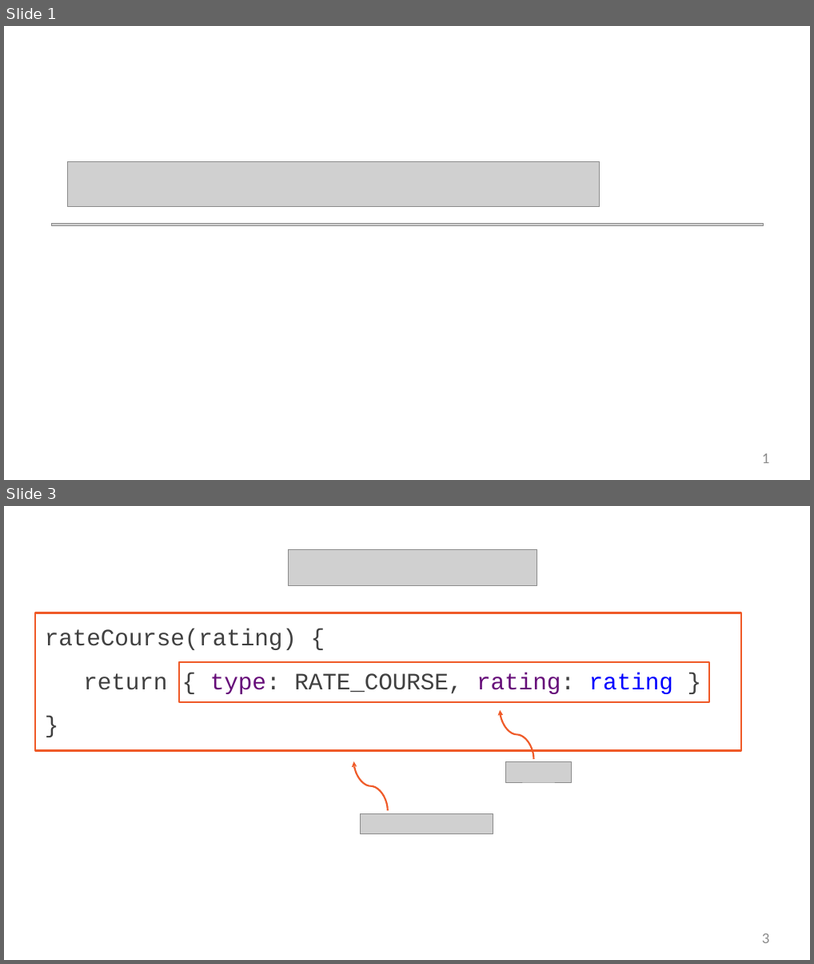
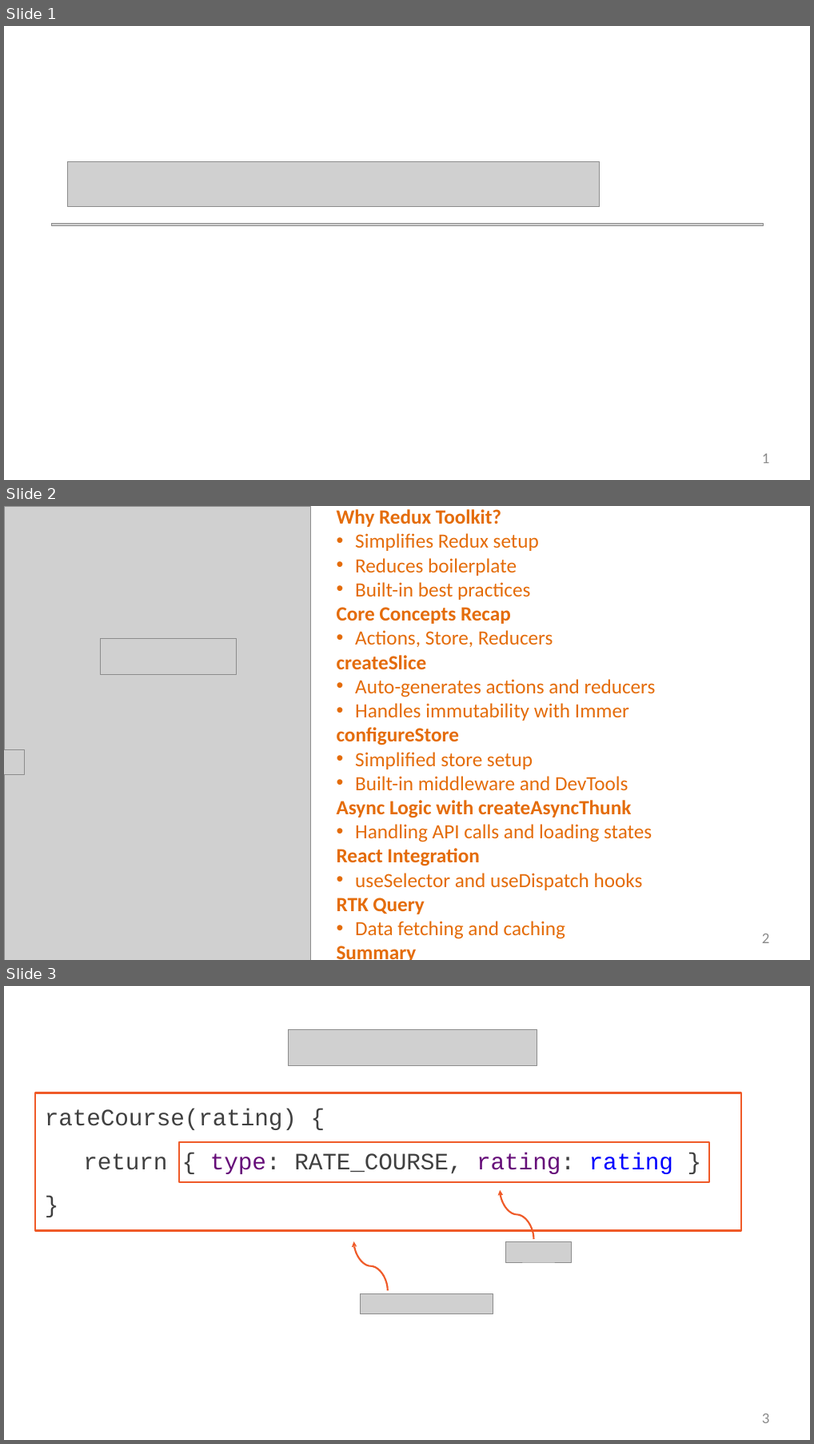
Before and after one commit to StevenJoseph19/GS-Training, a slide deck: Training Materials/16. React with Redux/Slides/2. Actions, Stores, and Reducers/actions-stores-and-reducers-slides.pptx. Shown one above the other, each under a label of ours: slides 1 and 3 before the commit, slides 1, 2 and 3 after it; the slides between them are not shown. The pictures are 814x964 and 814x1444 pixels, drawn with LibreOffice and Linux fonts; fonts in the diff are those of the drawing; grey boxes stand for pictures; background and template pictures are left out. Boxes give left, top, right and bottom in pixels: in the first picture for what was removed or moved away, otherwise in the second. Text is boxed around its words. In the diff, an @@ line names an element or a change of style, - is before the commit and + after.

```diff
--- a/Training Materials/16. React with Redux/Slides/2. Actions, Stores, and Reducers/actions-stores-and-reducers-slides.pptx
+++ b/Training Materials/16. React with Redux/Slides/2. Actions, Stores, and Reducers/actions-stores-and-reducers-slides.pptx
@@ slide 2 added at box(4, 506, 810, 960), background #FFFFFF @@
@@ picture added at box(4, 506, 310, 960) @@
@@ text added at box(337, 509, 656, 960), 24 pt, text #E46C0A @@
+Why Redux Toolkit?
+• Simplifies Redux setup
+• Reduces boilerplate
+• Built-in best practices
+Core Concepts Recap
+• Actions, Store, Reducers
+createSlice
+• Auto-generates actions and reducers
+• Handles immutability with Immer
+configureStore
+• Simplified store setup
+• Built-in middleware and DevTools
+Async Logic with createAsyncThunk
+• Handling API calls and loading states
+React Integration
+• useSelector and useDispatch hooks
+RTK Query
+• Data fetching and caching
+Summary
+• Key benefits and next steps
@@ picture added at box(100, 639, 236, 675) @@
@@ picture added at box(4, 750, 25, 774) @@
@@ page number added at box(762, 933, 770, 943), 18 pt, text #8C8C8C @@
+2
```
Also in this commit, not shown: 1 slide removed, 7 other files.
